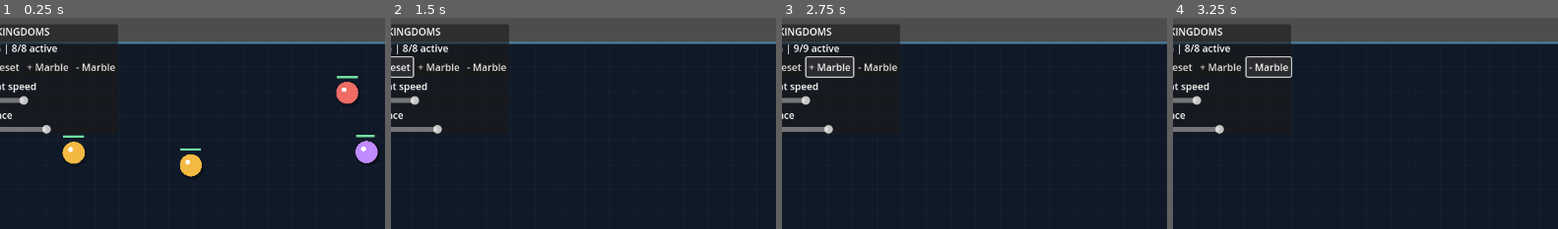
Above: before the commit, frames 1-4 (left to right).
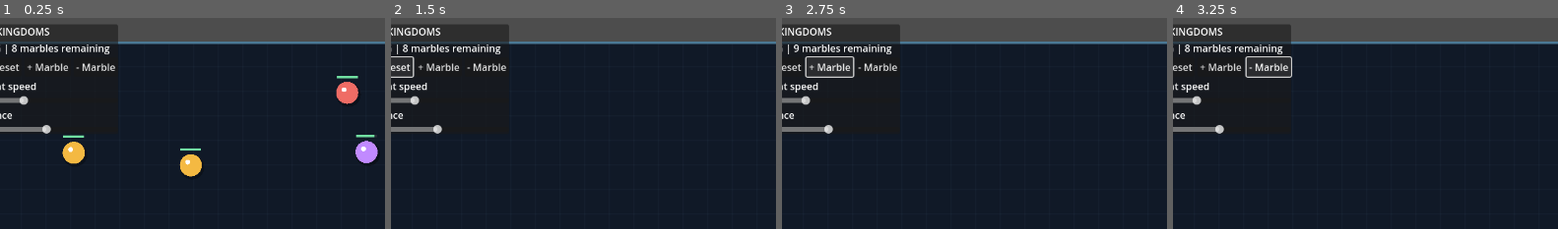
Above: after the commit, the same moments.

Repository: jamestrevonnop-oss/Marble-simulation
Game: Godot game, scene res://scenes/main.tscn
The game is run twice, just before and just after one commit, with the same random seed, the same clock (stepped at 60 frames per second) and the same inputs.
Inputs:
- Up to frame 1 (0.25 s): no input
- Up to frame 2 (1.5 s): click "Pause" at 0.5 s; click "Reset" at 1.25 s
- Up to frame 3 (2.75 s): click "+ Marble" at 2 s
- Up to frame 4 (3.25 s): click "- Marble" at 2.75 s
The pictures show only the part of the screen within x 7-57%, y 0-50%; the shares and areas given below are measured in that part.

The runs differ from the first frame. In frame 1, 0.5% of the frame differs, in the area x 4-29%, y 12-18%; in frame 2, 0.5%; in frame 3, 0.5%; in frame 4, 0.5%.

Commit message:
Add marble elimination and winner display

Diff:
--- a/scripts/main.gd
+++ b/scripts/main.gd
@@ -9,6 +9,7 @@
 var marbles: Array = []
 var paused := false
 var count_label: Label
+var next_marble_id := 1
 
 func _ready() -> void:
     randomize()
@@ -105,6 +106,7 @@
             marble.remove_from_group("marbles")
             marble.queue_free()
     marbles.clear()
+    next_marble_id = 1
     paused = false
     get_tree().paused = false
     for i in range(8):
@@ -116,6 +118,8 @@
         return
     var marble = MarbleScript.new()
     marble.stats = StatsScript.new()
+    marble.display_name = "Marble %02d" % next_marble_id
+    next_marble_id += 1
     marble.physics_config = physics_config
     marble.arena = arena
     marble.marble_color = [
@@ -126,6 +130,11 @@
     add_child(marble)
     marble.initialize()
     marbles.append(marble)
+    update_status()
+
+func on_marble_eliminated(marble: Node) -> void:
+    marbles.erase(marble)
+    marble.queue_free()
     update_status()
 
 func remove_marble() -> void:
@@ -145,11 +154,15 @@
 func update_status() -> void:
     if not is_instance_valid(count_label):
         return
-    var active := 0
-    for marble in marbles:
-        if is_instance_valid(marble) and not marble.eliminated:
-            active += 1
-    count_label.text = "%s | %d/%d active" % ["PAUSED" if paused else "RUNNING", active, marbles.size()]
+    var active := marbles.size()
+    if active == 1:
+        count_label.text = "WINNER: %s" % marbles[0].display_name
+    elif active == 0:
+        count_label.text = "DRAW | No marbles remain"
+    else:
+        count_label.text = "%s | %d marbles remaining" % [
+            "PAUSED" if paused else "RUNNING", active
+        ]
 
 func _process(_delta: float) -> void:
     update_status()
--- a/scripts/marble/marble_controller.gd
+++ b/scripts/marble/marble_controller.gd
@@ -4,6 +4,7 @@
 var physics_config
 var arena: Rect2
 var marble_color := Color("#ef6c65")
+var display_name := "Marble"
 var target: Node2D
 var attack_timer := 0.0
 var eliminated := false
@@ -88,3 +89,5 @@
         collision_layer = 0
         collision_mask = 0
         linear_velocity = Vector2.ZERO
+        if get_parent().has_method("on_marble_eliminated"):
+            get_parent().on_marble_eliminated(self)
